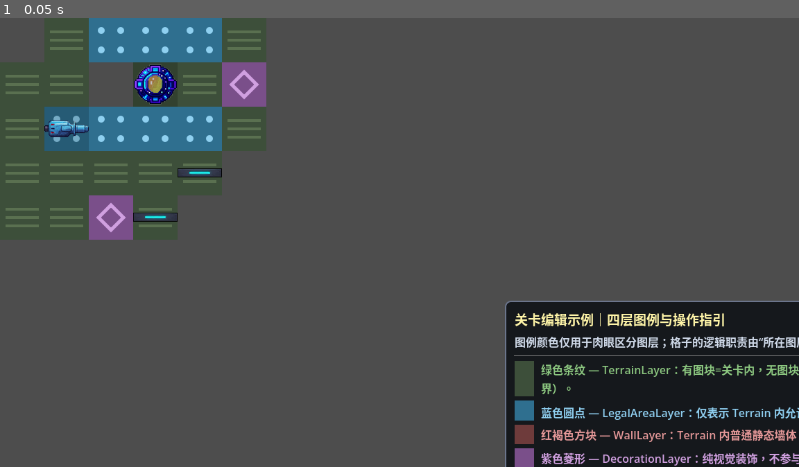
Above: before the commit, frame 1.
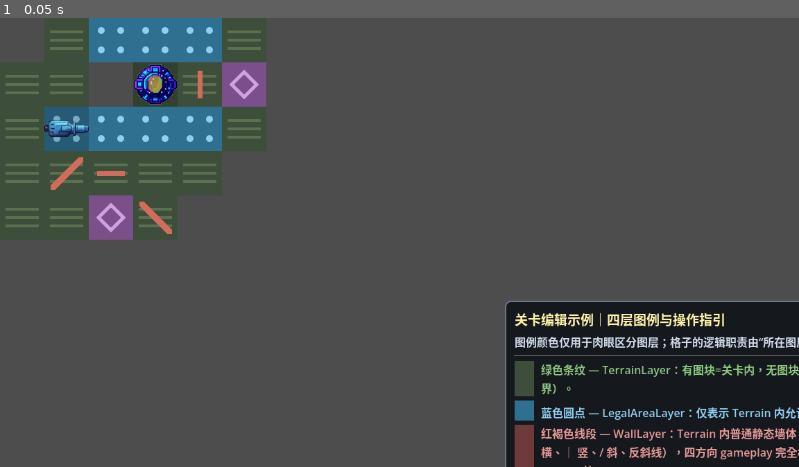
Above: after the commit, the same moment.

Repository: luehunnie/light-speed-singularity
Game: Godot game, scene res://levels/templates/examples/level_template_editing_example.tscn
Same seed, same stepped clock (60 frames per second), same inputs: the game is played once before the commit and once after it. This scene is started directly instead of the project's main scene.
Inputs:
- Up to frame 1 (0.05 s): no input

The runs differ from the first frame. In frame 1, 1.7% of the frame differs, in the area x 6-100%, y 11-100%.

Commit message:
feat(levels): 添加四方向墙体编辑支持

Diff:
--- a/assets/art/tilesets/wall_tileset.tres
+++ b/assets/art/tilesets/wall_tileset.tres
@@ -1,11 +1,14 @@
 [gd_resource type="TileSet" format=3 uid="uid://def2ipanaqi3u"]
 
-[ext_resource type="Texture2D" path="res://assets/art/wall/wall_straight.png" id="1_atlas"]
+[ext_resource type="Texture2D" path="res://assets/art/wall/wall_directional_atlas.png" id="1_atlas"]
 
 [sub_resource type="TileSetAtlasSource" id="TileSetAtlasSource_placeholder"]
 texture = ExtResource("1_atlas")
 texture_region_size = Vector2i(64, 64)
 0:0/0 = 0
+1:0/0 = 0
+2:0/0 = 0
+3:0/0 = 0
 
 [resource]
 tile_size = Vector2i(64, 64)
--- a/levels/templates/examples/level_template_editing_example.tscn
+++ b/levels/templates/examples/level_template_editing_example.tscn
@@ -32,8 +32,8 @@
 tile_set = ExtResource("1_terrain")
 
 [node name="WallLayer" type="TileMapLayer" parent="." unique_id=1049983644]
-editor_description = "Terrain 内普通静态墙体。本示例墙在 (4,3) 与 (3,4)，均在 Terrain 内。"
-tile_map_data = PackedByteArray("AAAEAAMAAAAAAAAAAAADAAQAAAAAAAAAAAA=")
+editor_description = "Terrain 内普通静态墙体。Wall 调色板提供四种普通视觉方向：horizontal（横 ─）、vertical（竖 │）、slash（斜 /）、backslash（反斜线）；四方向 gameplay 完全相同，均为静态阻挡。本示例四格分别展示四方向：(2,3)=─ (4,1)=│ (1,3)=/ (3,4)=反斜线，均在 Terrain 内。请勿画到 Terrain 外。"
+tile_map_data = PackedByteArray("AAACAAMAAAAAAAAAAAAEAAEAAAABAAAAAAABAAMAAAACAAAAAAADAAQAAAADAAAAAAA=")
 tile_set = ExtResource("2_wall")
 
 [node name="LegalAreaLayer" type="TileMapLayer" parent="." unique_id=610490957]
@@ -135,7 +135,7 @@
 layout_mode = 2
 size_flags_horizontal = 3
 theme_override_colors/font_color = Color(0.9, 0.6, 0.6, 1)
-text = "红褐色方块 — WallLayer：Terrain 内普通静态墙体，请勿画到 Terrain 外。"
+text = "红褐色线段 — WallLayer：Terrain 内普通静态墙体；palette 提供四种普通视觉方向（─ 横、│ 竖、/ 斜、反斜线），四方向 gameplay 完全相同，均为静态阻挡；请勿画到 Terrain 外。"
 autowrap_mode = 3
 
 [node name="RowDecoration" type="HBoxContainer" parent="EditorGuide/GuidePanel/VBox" unique_id=491147715]
@@ -171,7 +171,7 @@
 [node name="OpTileTab" type="Label" parent="EditorGuide/GuidePanel/VBox" unique_id=524879856]
 custom_minimum_size = Vector2(682, 0)
 layout_mode = 2
-text = "• 底部使用“图块”页签取笔刷；切换左侧图层后，只显示该层对应的一个 64×64 图块。"
+text = "• 底部使用“图块”页签取笔刷；切换左侧图层后，只显示该层对应的图块：Terrain/LegalArea/Decoration 各为一个 64×64 占位图块，Wall 提供四种普通视觉方向（─ 横、│ 竖、/ 斜、反斜线），选其一绘制即可。"
 autowrap_mode = 3
 
 [node name="OpMouse" type="Label" parent="EditorGuide/GuidePanel/VBox" unique_id=1173173306]
--- /dev/null
+++ b/tests/integration/levels/wall_directional_authoring_test.gd
@@ -0,0 +1,362 @@
+extends SceneTree
+
+## Wall Directional Authoring 定向集成测试。
+## 基于 wall_tileset.tres 真实资源 + 真实 LevelTileLayerSnapshot / LevelWorldQuery / RayExecutionModule /
+##   LevelValidator，固化四种视觉方向（─ │ / \）在 used_cells、静态阻挡、光线 WALL 停止、Validator 规则上
+##   完全等价；证明 gameplay 不按 source/atlas/alternative 区分方向，不存在方向特异分支。
+## 不复制生产规则实现，仅通过正式 API 观测四方向行为一致性。
+## headless extends SceneTree，由 Godot --script 运行；失败项收集后统一退出（任一失败 quit(1)）。
+
+const _WALL_TILESET_PATH: String = "res://assets/art/tilesets/wall_tileset.tres"
+
+const _LevelWorldQuery: GDScript = preload("res://gameplay/world/level_world_query.gd")
+const _LevelTileLayerSnapshot: GDScript = preload("res://gameplay/world/level_tile_layer_snapshot.gd")
+const _LightWorldQuery: GDScript = preload("res://gameplay/world/light_world_query.gd")
+const _RayExecutionModule: GDScript = preload("res://gameplay/light/ray_execution_module.gd")
+const _RayExecutionResult: GDScript = preload("res://gameplay/light/ray_execution_result.gd")
+const _LevelObjectRegistry: GDScript = preload("res://gameplay/level/level_object_registry.gd")
+const _OccupancyRegistry: GDScript = preload("res://gameplay/placement/occupancy_registry.gd")
+const _LevelValidator: GDScript = preload("res://gameplay/level/validation/level_validator.gd")
+const _LevelValidationResult: GDScript = preload("res://gameplay/level/validation/level_validation_result.gd")
+const _LevelValidationIssue: GDScript = preload("res://gameplay/level/validation/level_validation_issue.gd")
+const _GridCoordinateRules: GDScript = preload("res://gameplay/grid/grid_coordinate_rules.gd")
+const _EmitterConfigNode: GDScript = preload("res://gameplay/mechanisms/emitters/emitter_config_node.gd")
+const _BasicCrystal: GDScript = preload("res://gameplay/crystals/basic_crystal.gd")
+const _ObjectVisualView: GDScript = preload("res://gameplay/visuals/object_visuals/object_visual_view.gd")
+const _ObjectVisualProfile: GDScript = preload("res://gameplay/visuals/object_visuals/object_visual_profile.gd")
+
+## 四方向 atlas 坐标（与 wall_tileset.tres 冻结布局一致）：(0,0)=─ (1,0)=│ (2,0)=/ (3,0)=\。
+const _DIRS: Array = [Vector2i(0, 0), Vector2i(1, 0), Vector2i(2, 0), Vector2i(3, 0)]
+const _DIR_NAMES: Array = ["horizontal", "vertical", "slash", "backslash"]
+const _GROUP_COUNT: int = 5
+
+var _failures: PackedStringArray = PackedStringArray()
+var _checks: int = 0
+
+
+func _initialize() -> void:
+	_test_01_tileset_contract()
+	_test_02_used_cells_equivalence()
+	_test_03_worldquery_equivalence()
+	_test_04_ray_equivalence()
+	_test_05_validator_equivalence()
+	_report()
+	quit(0 if _failures.is_empty() else 1)
+
+
+# ===== 1. TileSet 合同 =====
+
+## wall_tileset.tres 可加载、tile_size 64×64、source 0 四方向 tile 齐、无方向 gameplay custom data。
+func _test_01_tileset_contract() -> void:
+	const G: String = "01_TileSet合同"
+	var ts: TileSet = load(_WALL_TILESET_PATH)
+	_check(G, ts != null, "wall_tileset.tres 加载失败。")
+	if ts == null:
+		return
+	_check(G, ts.tile_size == Vector2i(64, 64), "tile_size 应为 64×64，实际 %s。" % str(ts.tile_size))
+	_check(G, ts.has_source(0), "应存在 source 0。")
+	var s: TileSetAtlasSource = ts.get_source(0) as TileSetAtlasSource
+	_check(G, s != null, "source 0 应为 TileSetAtlasSource。")
+	if s == null:
+		return
+	for i in range(4):
+		_check(G, s.has_tile(_DIRS[i]), "%s 方向 atlas %s 应存在 tile。" % [_DIR_NAMES[i], str(_DIRS[i])])
+		_check(G, s.has_alternative_tile(_DIRS[i], 0), "%s 方向 atlas %s alt 0 应存在。" % [_DIR_NAMES[i], str(_DIRS[i])])
+	# 无方向 gameplay custom data：custom data 层数为 0（方向 metadata 必以 custom data 层形式出现）。
+	_check(G, ts.get_custom_data_layers_count() == 0, "不应存在 custom data 层（含方向 metadata），实际 %d。" % ts.get_custom_data_layers_count())
+
+
+# ===== 2. used_cells 等价 =====
+
+## 四方向 tile 分别 set_cell 后 get_used_cells 含四格；逐格 erase_cell 后该格消失、其余保留。
+func _test_02_used_cells_equivalence() -> void:
+	const G: String = "02_used_cells等价"
+	var ts: TileSet = load(_WALL_TILESET_PATH)
+	var layer: TileMapLayer = TileMapLayer.new()
+	layer.tile_set = ts
+	var cells: Array = [Vector2i(10, 10), Vector2i(11, 10), Vector2i(12, 10), Vector2i(13, 10)]
+	for i in range(4):
+		layer.set_cell(cells[i], 0, _DIRS[i], 0)
+	var used: Array = layer.get_used_cells()
+	for i in range(4):
+		_check(G, used.has(cells[i]), "get_used_cells 应含 %s 方向格 %s。" % [_DIR_NAMES[i], str(cells[i])])
+	# 逐格 erase：被擦除格消失，其后未擦除格仍在（四方向不因 atlas 不同漏格或残留）。
+	for i in range(4):
+		layer.erase_cell(cells[i])
+		var after: Array = layer.get_used_cells()
+		_check(G, not after.has(cells[i]), "erase_cell 后 %s 方向格 %s 应消失。" % [_DIR_NAMES[i], str(cells[i])])
+		for j in range(i + 1, 4):
+			_check(G, after.has(cells[j]), "擦除 %s 后未擦除的 %s 方向格 %s 应仍在。" % [_DIR_NAMES[i], _DIR_NAMES[j], str(cells[j])])
+	layer.free()
+
+
+# ===== 3. LevelWorldQuery 等价 =====
+
+## 经真实 LevelTileLayerSnapshot + LevelWorldQuery：四方向墙格均 is_wall_cell / 静态阻挡 / 不可放置。
+func _test_03_worldquery_equivalence() -> void:
+	const G: String = "03_LevelWorldQuery等价"
+	# 四方向墙格落 y=0 行（各一方向）；y=1 行作 LegalArea 自由格对照。
+	var terrain: Array = [Vector2i(0, 0), Vector2i(1, 0), Vector2i(2, 0), Vector2i(3, 0),
+		Vector2i(0, 1), Vector2i(1, 1), Vector2i(2, 1), Vector2i(3, 1)]
+	var wall_specs: Array = []
+	for i in range(4):
+		wall_specs.append([Vector2i(i, 0), _DIRS[i]])
+	var legal: Array = [Vector2i(0, 1), Vector2i(1, 1), Vector2i(2, 1), Vector2i(3, 1)]
+	var q: _LevelWorldQuery = _build_query(terrain, wall_specs, legal, Vector2i(-9, -9))
+	for i in range(4):
+		var c: Vector2i = Vector2i(i, 0)
+		_check(G, q.is_wall_cell(c) == true, "%s 方向墙 %s 期望 is_wall_cell=true。" % [_DIR_NAMES[i], str(c)])
+		_check(G, q.is_static_blocked_for_placement(c) == true, "%s 方向墙 %s 期望静态阻挡=true。" % [_DIR_NAMES[i], str(c)])
+		_check(G, q.is_valid_placement_cell(c) == false, "%s 方向墙 %s 期望不可放置。" % [_DIR_NAMES[i], str(c)])
+	# 对照：LegalArea 内非墙自由格可放置，证明阻挡来自墙体而非整体不可放置。
+	_check(G, q.is_valid_placement_cell(Vector2i(0, 1)) == true, "自由合法格 (0,1) 期望可放置。")
+
+
+# ===== 4. Ray 等价 =====
+
+## 四方向墙均令光线 StopReason.WALL 停止；墙格不进入传播 steps（无反射、不改向）。
+func _test_04_ray_equivalence() -> void:
+	const G: String = "04_Ray等价"
+	var row: Array = [Vector2i(0, 0), Vector2i(1, 0), Vector2i(2, 0), Vector2i(3, 0), Vector2i(4, 0)]
+	for i in range(4):
+		# 第 i 方向 atlas 在 (3,0) 立墙；光线自 (0,0) 向右传播。
+		var q: _LevelWorldQuery = _build_query(row, [[Vector2i(3, 0), _DIRS[i]]], [], Vector2i(-9, -9))
+		var res: _RayExecutionResult = _RayExecutionModule.execute(Vector2i(0, 0), Vector2i.RIGHT, 64, _LightWorldQuery.new(q))
+		_check(G, res.stop_reason == _RayExecutionResult.StopReason.WALL, "%s 方向墙期望 WALL 停止，实际 %s。" % [_DIR_NAMES[i], str(res.stop_reason)])
+		var wall_in_steps: bool = false
+		for st in res.steps:
+			if st.cell == Vector2i(3, 0):
+				wall_in_steps = true
+		_check(G, not wall_in_steps, "%s 方向墙格 (3,0) 不应进入 steps。" % _DIR_NAMES[i])
+		_check(G, res.steps.size() == 2, "%s 方向墙期望 steps=2((1,0)(2,0))，实际 %d。" % [_DIR_NAMES[i], res.steps.size()])
+
+
+# ===== 5. Validator 等价 =====
+
+## (a) Terrain 内四方向墙不产生 wall_outside_terrain；(b) Terrain 外任一方向墙均 wall_outside_terrain；
+## (c) 固定对象落任一方向墙均 fixed_object_on_wall；(b)(c) 四方向 issue code 集合完全一致——无方向特异 Issue。
+func _test_05_validator_equivalence() -> void:
+	const G: String = "05_Validator等价"
+	var cells_3x3: Array = _cells_3x3()
+	# (a) 四方向墙全在 Terrain 内、不压 LegalArea/Emitter/Crystal。
+	var in_specs: Array = [[Vector2i(3, 0), _DIRS[0]], [Vector2i(3, 1), _DIRS[1]], [Vector2i(2, 2), _DIRS[2]], [Vector2i(0, 2), _DIRS[3]]]
+	var terrain_a: Array = _extend_terrain(cells_3x3, [Vector2i(3, 0), Vector2i(3, 1), Vector2i(0, 2)])
+	var root_a: Node2D = _make_valid_level(terrain_a, in_specs, Vector2i(1, 0))
+	var res_a: _LevelValidationResult = _LevelValidator.new().validate(root_a)
+	_check(G, not _has_code(res_a, "wall_outside_terrain"), "Terrain 内四方向墙不应产生 wall_outside_terrain。")
+	_check(G, res_a.get_error_count() == 0, "Terrain 内四方向墙 fixture 期望 0 ERROR，实际 %d。" % res_a.get_error_count())
+	root_a.free()
+	# (b) Terrain 外墙：四方向各自均产生 wall_outside_terrain(7,7)，且 code 集合一致。
+	var sig_b: PackedStringArray = PackedStringArray()
+	for i in range(4):
+		var root: Node2D = _make_valid_level(cells_3x3, [[Vector2i(7, 7), _DIRS[i]]], Vector2i(1, 0))
+		var res: _LevelValidationResult = _LevelValidator.new().validate(root)
+		_check(G, _has_cell_issue(res, "wall_outside_terrain", Vector2i(7, 7)), "%s 方向外墙期望 wall_outside_terrain(7,7)。" % _DIR_NAMES[i])
+		sig_b.append(_code_set(res))
+		root.free()
+	for i in range(1, 4):
+		_check(G, sig_b[i] == sig_b[0], "外墙四方向 Validator code 集合应一致（方向 %s 与 horizontal 不同）。" % _DIR_NAMES[i])
+	# (c) 固定对象落墙上：四方向各自均产生 fixed_object_on_wall(2,2)，且 code 集合一致。
+	var sig_c: PackedStringArray = PackedStringArray()
+	for i in range(4):
+		var root: Node2D = _make_valid_level(cells_3x3, [[Vector2i(2, 2), _DIRS[i]]], Vector2i(2, 2))
+		var res: _LevelValidationResult = _LevelValidator.new().validate(root)
+		_check(G, _has_cell_issue(res, "fixed_object_on_wall", Vector2i(2, 2)), "%s 方向墙期望 fixed_object_on_wall(2,2)。" % _DIR_NAMES[i])
+		sig_c.append(_code_set(res))
+		root.free()
+	for i in range(1, 4):
+		_check(G, sig_c[i] == sig_c[0], "墙对象四方向 Validator code 集合应一致（方向 %s 与 horizontal 不同）。" % _DIR_NAMES[i])
+
+
+# ===== 通用：快照世界构造（WorldQuery / Ray 共用） =====
+
+## 构造真实快照驱动 LevelWorldQuery：wall 层绑定真实 wall_tileset 按 specs[cell,atlas] 绘方向墙；
+## 其余层用最小 TileSet；walls 兼容入参为空（有快照下不读）。临时层在快照复制后立即释放。
+func _build_query(terrain_cells: Array, wall_specs: Array, legal_cells: Array, emitter_cell: Vector2i) -> _LevelWorldQuery:
+	var min_ts: TileSet = _make_min_tile_set()
+	var terrain_layer: TileMapLayer = _make_layer("", min_ts, terrain_cells)
+	var wall_layer: TileMapLayer = _make_wall_layer("", wall_specs)
+	var legal_layer: TileMapLayer = _make_layer("", min_ts, legal_cells)
+	var deco_layer: TileMapLayer = _make_layer("", min_ts, [])
+	var snapshot: _LevelTileLayerSnapshot = _LevelTileLayerSnapshot.new(terrain_layer, wall_layer, legal_layer, deco_layer)
+	terrain_layer.free()
+	wall_layer.free()
+	legal_layer.free()
+	deco_layer.free()
+	var registry: _LevelObjectRegistry = _LevelObjectRegistry.new()
+	var occupancy: _OccupancyRegistry = _OccupancyRegistry.new()
+	var lookup: _PlacedLookup = _PlacedLookup.new()
+	var walls_arg: Array[Vector2i] = []
+	return _LevelWorldQuery.new(
+		snapshot.get_terrain_bounds(), walls_arg, emitter_cell, registry, occupancy,
+		Callable(lookup, "get_node"), snapshot)
+
+
+# ===== 通用：Validator fixture（复用既有测试 fixture 范式，不复制生产规则） =====
+
+## 组装结构合法关卡根：六角色齐备；Wall 层绑定真实 wall_tileset 按 specs 绘方向墙；
+## LegalArea 固定 (0,0) 避 legal_area_empty；RuntimeObjects 含合法 Emitter@(0,0)+Crystal@(crystal_cell)。
+func _make_valid_level(terrain_cells: Array, wall_specs: Array, crystal_cell: Vector2i) -> Node2D:
+	var min_ts: TileSet = _make_min_tile_set()
+	var root: Node2D = Node2D.new()
+	root.name = &"LevelRoot"
+	root.add_child(_make_layer("TerrainLayer", min_ts, terrain_cells))
+	root.add_child(_make_wall_layer("WallLayer", wall_specs))
+	root.add_child(_make_layer("LegalAreaLayer", min_ts, [Vector2i(0, 0)]))
+	root.add_child(_make_layer("DecorationLayer", min_ts, []))
+	var runtime: Node2D = Node2D.new()
+	runtime.name = &"RuntimeObjects"
+	root.add_child(runtime)
+	_add_valid_emitter(runtime, Vector2i(0, 0))
+	_add_valid_crystal(runtime, crystal_cell, &"crystal_dir")
+	var light: Node2D = Node2D.new()
+	light.name = &"LightPathLayer"
+	root.add_child(light)
+	return root
+
+
+# ===== 层 / 对象构造辅助 =====
+
+## 最小可用 TileSet：单 atlas 源、无纹理；set_cell 引用 source 0 即可使 get_used_cells 返回该格。
+func _make_min_tile_set() -> TileSet:
+	var ts: TileSet = TileSet.new()
+	ts.tile_size = Vector2i(64, 64)
+	var source: TileSetAtlasSource = TileSetAtlasSource.new()
+	source.texture_region_size = Vector2i(64, 64)
+	ts.add_source(source)
+	return ts
+
+
+## 普通 TileMapLayer（name 为空则不命名）：绑定给定 TileSet，逐格 set_cell 用 atlas(0,0)。
+func _make_layer(name: String, ts: TileSet, cells: Array) -> TileMapLayer:
+	var l: TileMapLayer = TileMapLayer.new()
+	if name.length() > 0:
+		l.name = StringName(name)
+	l.tile_set = ts
+	for c: Vector2i in cells:
+		l.set_cell(c, 0, Vector2i.ZERO, 0)
+	return l
+
+
+## 方向墙层：绑定真实 wall_tileset，按 specs[cell, atlas] 逐格绘制不同方向。
+func _make_wall_layer(name: String, specs: Array) -> TileMapLayer:
+	var l: TileMapLayer = TileMapLayer.new()
+	if name.length() > 0:
+		l.name = StringName(name)
+	l.tile_set = load(_WALL_TILESET_PATH)
+	for spec in specs:
+		l.set_cell(spec[0], 0, spec[1], 0)
+	return l
+
+
+## 3×3 实心 Terrain 格（含 (0,0) 以匹配 LegalArea 与 Emitter）。
+func _cells_3x3() -> Array:
+	return [
+		Vector2i(0, 0), Vector2i(1, 0), Vector2i(2, 0),
+		Vector2i(0, 1), Vector2i(1, 1), Vector2i(2, 1),
+		Vector2i(0, 2), Vector2i(1, 2), Vector2i(2, 2),
+	]
+
+
+## 在 3×3 基础上追加额外 Terrain 格（供四方向墙有足够在界落点）。
+func _extend_terrain(base: Array, extra: Array) -> Array:
+	var out: Array = base.duplicate()
+	for c: Vector2i in extra:
+		out.append(c)
+	return out
+
+
+## 新建非空 ObjectVisualProfile（校验器只判 != null）。
+func _new_profile() -> _ObjectVisualProfile:
+	return _ObjectVisualProfile.new()
+
+
+## 真实 EmitterConfigNode：名 Emitter、position 居中目标格、绑 Profile。
+func _new_emitter(cell: Vector2i) -> _EmitterConfigNode:
+	var e: _EmitterConfigNode = _EmitterConfigNode.new()
+	e.name = &"Emitter"
+	e.position = _GridCoordinateRules.cell_to_world(cell)
+	e.visual_profile = _new_profile()
+	return e
+
+
+## 真实 BasicCrystal：名 BasicCrystal、position 居中目标格、显式 crystal_id、直属 VisualView+Profile。
+func _new_crystal(cell: Vector2i, crystal_id: StringName) -> _BasicCrystal:
+	var c: _BasicCrystal = _BasicCrystal.new()
+	c.name = &"BasicCrystal"
+	c.position = _GridCoordinateRules.cell_to_world(cell)
+	c.crystal_id = crystal_id
+	var view: _ObjectVisualView = _ObjectVisualView.new()
+	view.name = &"VisualView"
+	view.visual_profile = _new_profile()
+	c.add_child(view)
+	return c
+
+
+## 在 RuntimeObjects 直属下放置合法 Emitter。
+func _add_valid_emitter(runtime: Node2D, cell: Vector2i) -> void:
+	runtime.add_child(_new_emitter(cell))
+
+
+## 在 RuntimeObjects 直属下放置合法 Crystal。
+func _add_valid_crystal(runtime: Node2D, cell: Vector2i, crystal_id: StringName) -> void:
+	runtime.add_child(_new_crystal(cell, crystal_id))
+
+
+# ===== 断言 / 记录辅助 =====
+
+## 结果中是否存在指定 code 的 issue。
+func _has_code(result, code: String) -> bool:
+	for issue in result.get_issues():
+		if str(issue.get_code()) == code:
+			return true
+	return false
+
+
+## 结果中是否存在指定 code 且 cell 匹配的 cell 级 issue。
+func _has_cell_issue(result, code: String, cell: Vector2i) -> bool:
+	for issue in result.get_issues():
+		if str(issue.get_code()) == code and issue.has_cell() and issue.get_cell() == cell:
+			return true
+	return false
+
+
+## 结果 issue 的 code 排序签名（用于四方向 Validator 输出一致性比对，证明无方向特异 Issue）。
+func _code_set(result) -> String:
+	var codes: PackedStringArray = PackedStringArray()
+	for issue in result.get_issues():
+		codes.append(str(issue.get_code()))
+	codes.sort()
+	return "\n".join(codes)
+
+
+## 单项断言：累计计数，失败追加“[组名] 原因”。
+func _check(group: String, ok: bool, detail: String) -> void:
+	_checks += 1
+	if not ok:
+		_failures.append("[%s] %s" % [group, detail])
+
+
+## 输出测试摘要并退出。
+func _report() -> void:
+	var passed: int = _checks - _failures.size()
+	print("==== Wall Directional Authoring 定向集成 测试摘要 ====")
+	print("测试组数：%d" % _GROUP_COUNT)
+	print("断言总数：%d" % _checks)
+	print("通过断言：%d" % passed)
+	print("失败断言：%d" % _failures.size())
+	if _failures.is_empty():
+		print("结果：PASS")
+	else:
+		print("结果：FAIL")
+		for f: String in _failures:
+			print(f)
+
+
+## 机关节点只读查表桩：供 LevelWorldQuery 的 get_placed_node_by_id Callable 解析，不暴露可写引用。
+class _PlacedLookup:
+	var placed: Dictionary = {}
+	func get_node(mechanism_id: StringName) -> Variant:
+		if not placed.has(mechanism_id):
+			return null
+		return placed[mechanism_id]
Binary file added: assets/art/wall/wall_directional_atlas.png
Not shown, added: assets/art/wall/wall_directional_atlas.png.import
Not shown, added: tests/integration/levels/wall_directional_authoring_test.gd.uid
